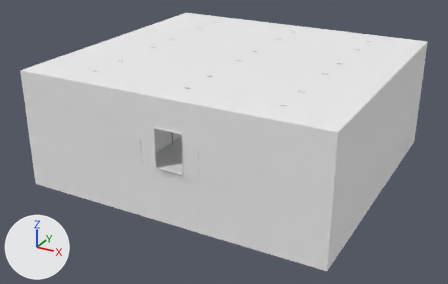
A saved change to the FBX model Assets/Prefabs/Rooms/F1_BridgeRoom.fbx.
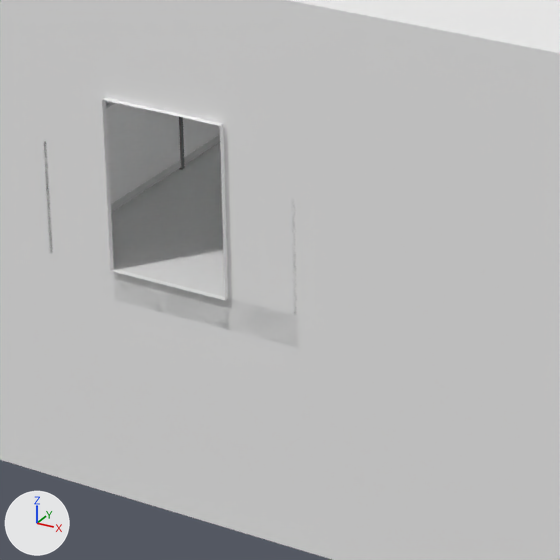
There are two pictures of each version: one whole from a 50 mm camera at (45.6, -91.3, 39.8) aimed at (-2.8, -3.2, -4.2), one close up on the part from 29% to 58% of the width and 37% to 83% of the height. Lighting does not change. The marker at lower left points along +X, +Y and +Z. The first two pictures are the older version. Where no turn or scale is listed for an object, it has been applied to the vertices.

The scene before the commit, as lines of its bpy script (objects in view):
```python
me_cube_2163 = bpy.data.meshes.new('Cube.2163')
me_cube_2163.from_pydata(...)  # 76 vertices, 72 faces; spans x -26.0..26.0, y -24.7..24.7, z -10.0..10.0
me_cube_2163.materials.append(mat_f1_plasterwall)  # white #f3f3f3
me_cube_3066 = bpy.data.meshes.new('Cube.3066')
me_cube_3066.from_pydata([(0.0, -20.9, -1.9), (0.0, -20.9, 1.8), (0.0, 21.3, -1.9), (0.0, 21.3, 1.8), (0.0, -20.9, -1.9), (0.0, -20.9, 1.8), (0.0, 21.3, -1.9), (0.0, 21.3, 1.8)], [], [(2, 6, 4, 0), (2, 3, 7, 6), (4, 5, 1, 0), (7, 3, 1, 5), (6, 7, 5, 4), (0, 1, 3, 2)])
me_cube_3066.materials.append(mat_glass)  # white #ffffff
me_cube_3067 = bpy.data.meshes.new('Cube.3067')
me_cube_3067.from_pydata(...)  # 32 vertices, 24 faces; spans x -11.8..0.0, y -24.5..17.9, z -7.8..4.1
me_cube_3067.materials.append(mat_grey)  # grey #bcbcbc
ob_bridgeroom = bpy.data.objects.new('BridgeRoom', me_cube_2163)
ob_bridgeroom.location = (-1.51, 0.0, 0.99)
ob_cube_007 = bpy.data.objects.new('Cube.007', me_cube_3067)
ob_cube_007.location = (-4.9, 0.0, 0.1)
ob_glassfence1_001 = bpy.data.objects.new('GlassFence1.001', me_cube_3066)
ob_glassfence1_001.location = (-4.9, -3.55, 2.25)
# also in view: 'BR_Bridge' at (0.0, 0.0, -0.6)
```
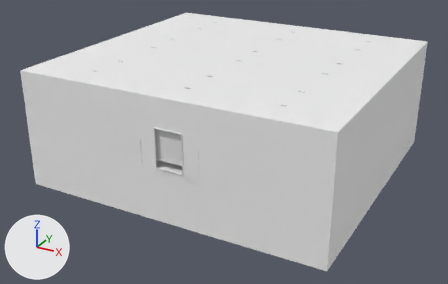
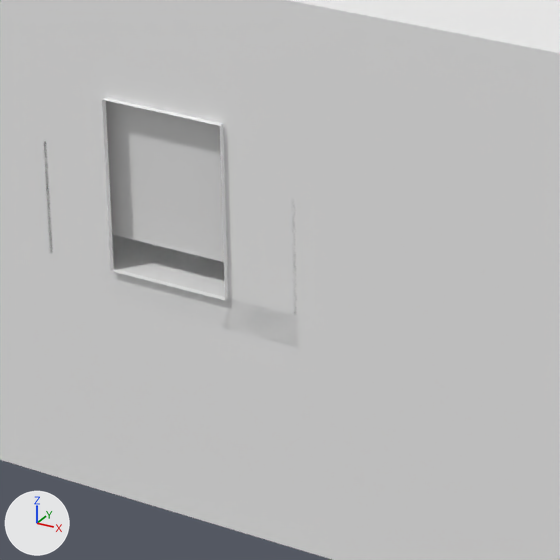
The change, as a list of edits to the scene's bpy script:
```text
Add me_cube_3196:
    me_cube_3196.from_pydata(...)  # a box spanning x -4.5..4.5, y -0.5..0.5, z -8.0..-1.0
Add ob_f1_br_trigger1_1:
    ob_f1_br_trigger1_1 = bpy.data.objects.new('F1_BR_Trigger1-1', me_cube_3196)
    ob_f1_br_trigger1_1.location = (0.0, -23.5, 9.0)
```

Boxes [x1, y1, x2, y2] around the edits, measured in the close-ups (560 x 560 px):
'F1_BR_Trigger1-1', added
    after: [106, 101, 224, 262]
'BR_Bridge', unchanged, covered by the edit
    before: [52, 143, 298, 348]
    after: [52, 235, 298, 348]
'GlassFence1.001', unchanged, covered by the edit
    before: [106, 103, 220, 204]
